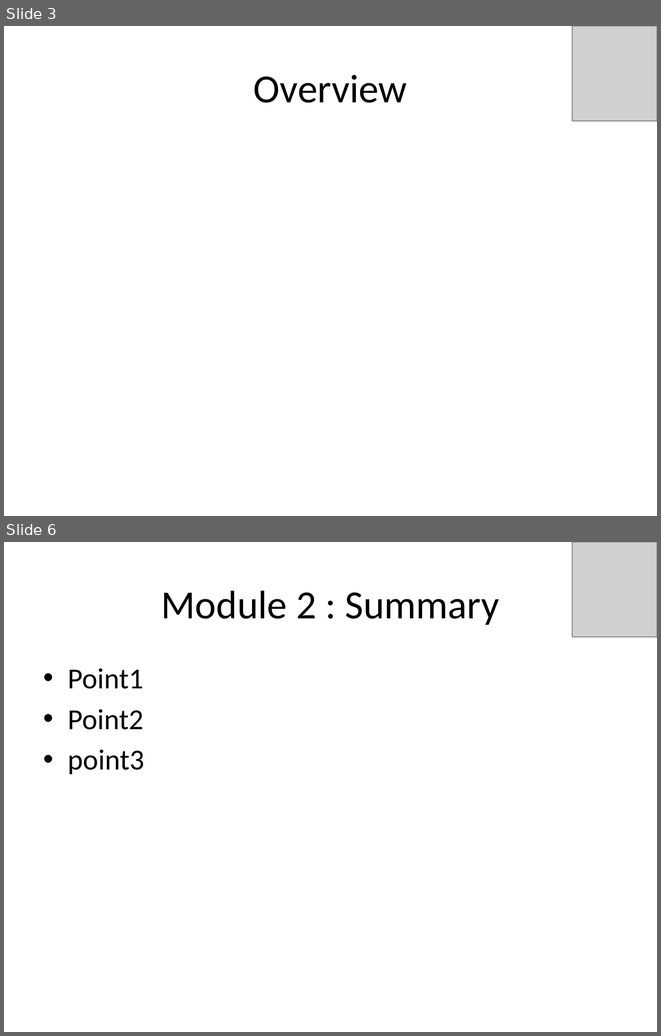
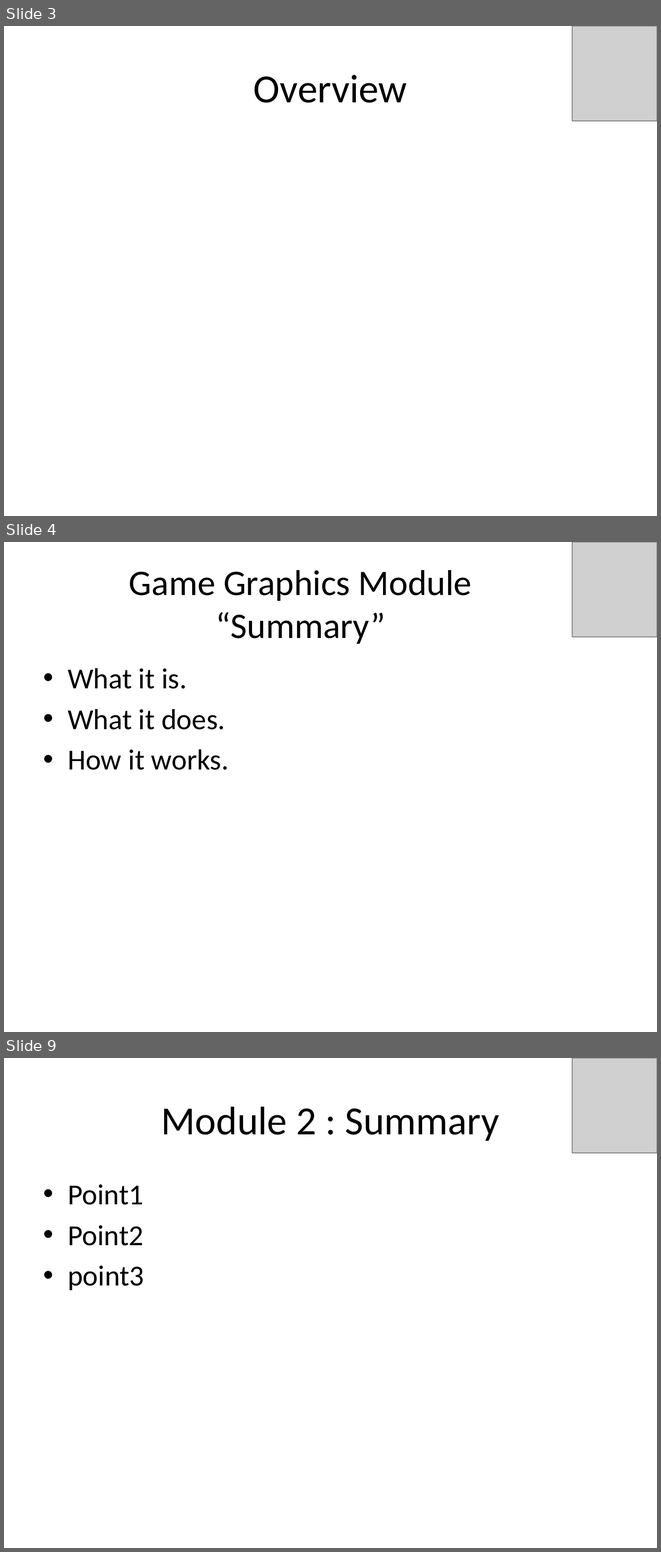
Before and after one commit to idxExtropy/duel-reality, a slide deck: Docs/DUEL REALITY .pptx. Shown one above the other, each under a label of ours: slides 3 and 6 before the commit, slides 3, 4 and 9 after it; the slides between them are not shown. The pictures are 661x1036 and 661x1552 pixels, drawn with LibreOffice and Linux fonts; fonts in the diff are those of the drawing; grey boxes stand for pictures. Boxes give left, top, right and bottom in pixels: in the first picture for what was removed or moved away, otherwise in the second. Text is boxed around its words. In the diff, an @@ line names an element or a change of style, - is before the commit and + after.

Commit message:
Added slides for 2 minute presentation of the graphics window module.

```diff
--- a/Docs/DUEL REALITY .pptx
+++ b/Docs/DUEL REALITY .pptx
@@ slide 4 added at [4,542,657,1032], background #FFFFFF @@
@@ picture added at [572,542,657,637] @@
@@ title added at [129,570,472,644], 39.6 pt, text #000000 @@
+Game Graphics Module
+“Summary”
@@ text added at [68,668,229,770], 32 pt, text #000000 @@
+• What it is.
+• What it does.
+• How it works.
@@ what was slide 6 is now slide 9 @@
```
Also in this commit, not shown: 4 other slides added, 2 slides removed.
